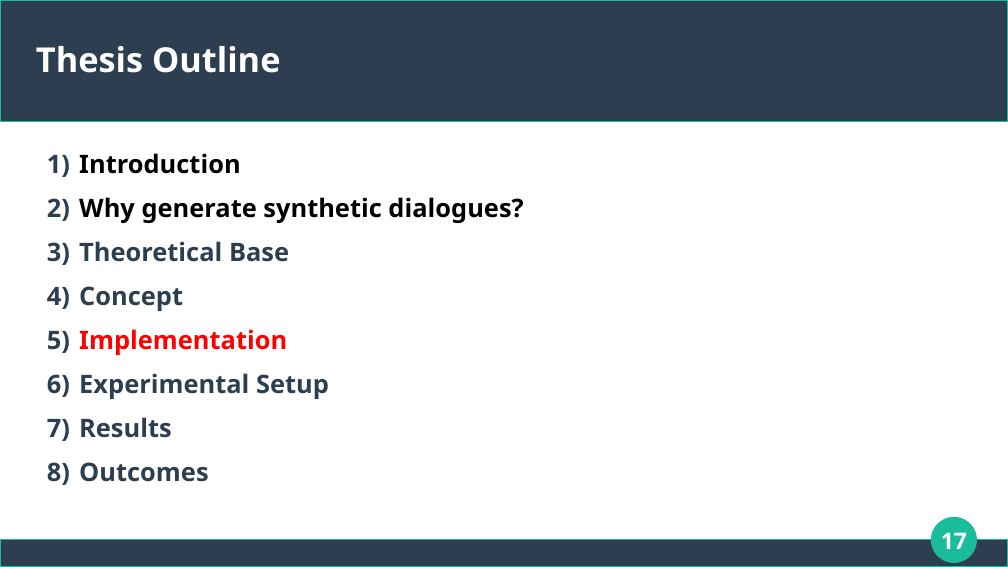
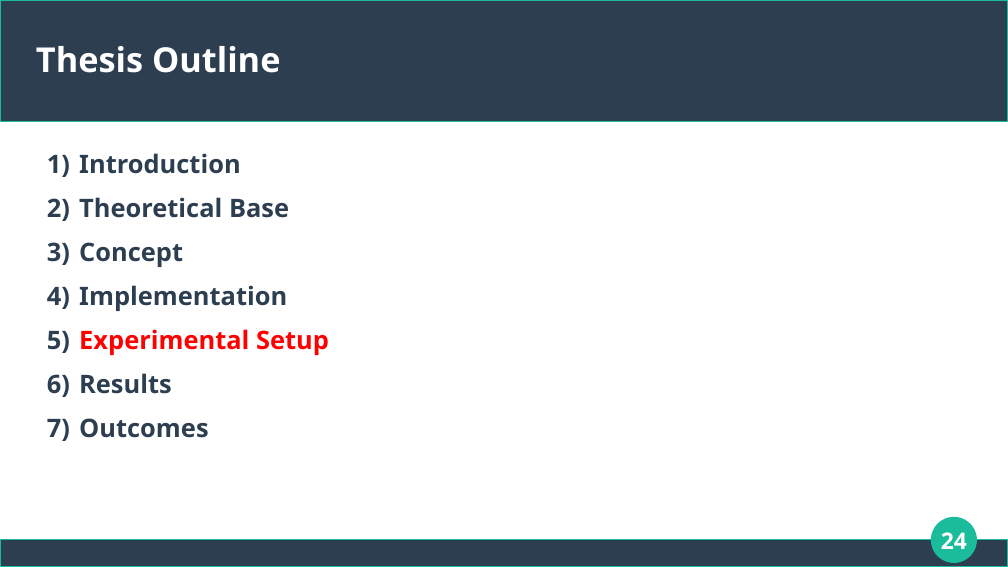
Before and after one commit to dimits-ts/llm_moderation_research, a slide deck: slide 24 of presentations/thesis.odp (slide 17 before the commit). Drawn at 1008x567 pixels with LibreOffice and Linux fonts; fonts in the diff are those of the drawing. Boxes give left, top, right and bottom in pixels: in the first picture for what was removed or moved away, otherwise in the second. Text is boxed around its words. In the diff, an @@ line names an element or a change of style, - is before the commit and + after.

Commit message:
add sources and content to thesis presentation

```diff
--- a/presentations/thesis.odp
+++ b/presentations/thesis.odp
@@ text at [79, 153, 329, 355]: text colour #000000 to #2C3E50 in "Introduction"; text colour #FF0000 to #2C3E50 in "Implementation"; text colour #2C3E50 to #FF0000 in "Experimental Setup" @@
@@ text at [79, 197, 523, 223]: paragraph removed @@
-2) Why generate synthetic dialogues?
@@ page number at [941, 532, 967, 549]: text changed @@
-17
+24
```
Also in this commit, not shown: 13 other slides changed, 8 slides added, 1 other file.
